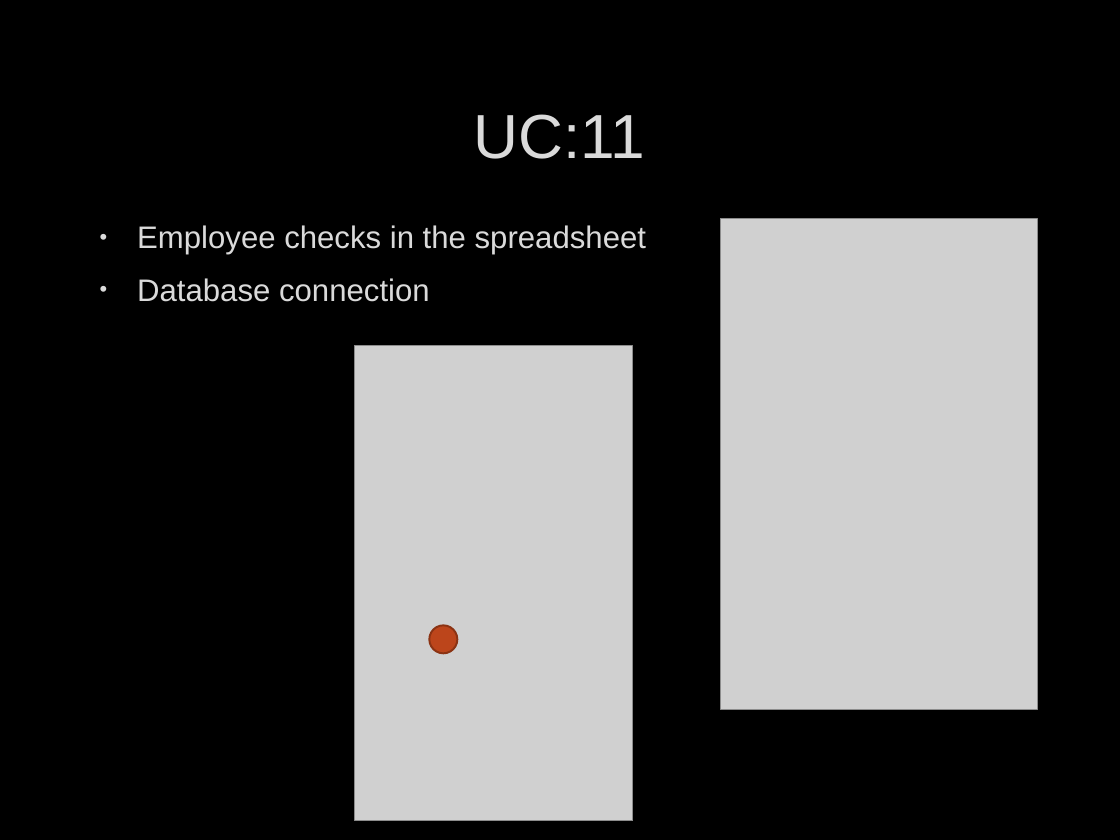
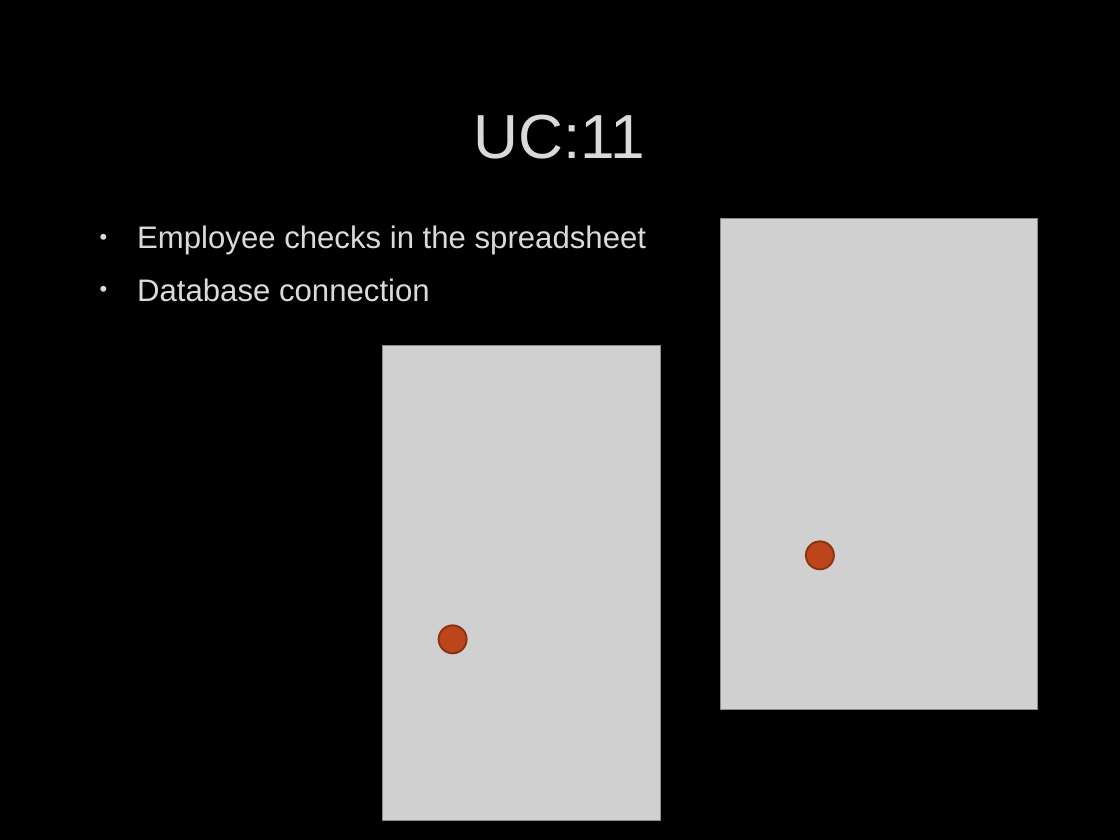
Before and after one commit to ddave2122/Group6, a slide deck: slide 12 of MobAppFinalPresent.pptx (slide 11 before the commit). Drawn at 1120x840 pixels with LibreOffice and Linux fonts; fonts in the diff are those of the drawing; grey boxes stand for pictures; background and template pictures are left out. Boxes give left, top, right and bottom in pixels: in the first picture for what was removed or moved away, otherwise in the second. Text is boxed around its words. In the diff, an @@ line names an element or a change of style, - is before the commit and + after.

```diff
--- a/MobAppFinalPresent.pptx
+++ b/MobAppFinalPresent.pptx
@@ picture: place and size @@
-picture at [355,346,633,821]
+picture at [383,345,661,820]
@@ ellipse added at [806,541,834,569], fill #BC451B, outline #8B3314 1.25 pt @@
@@ ellipse: place and size @@
-ellipse at [429,625,457,653]
+ellipse at [439,625,467,653]
```
Also in this commit, not shown: 7 other slides changed, 1 slide added.
